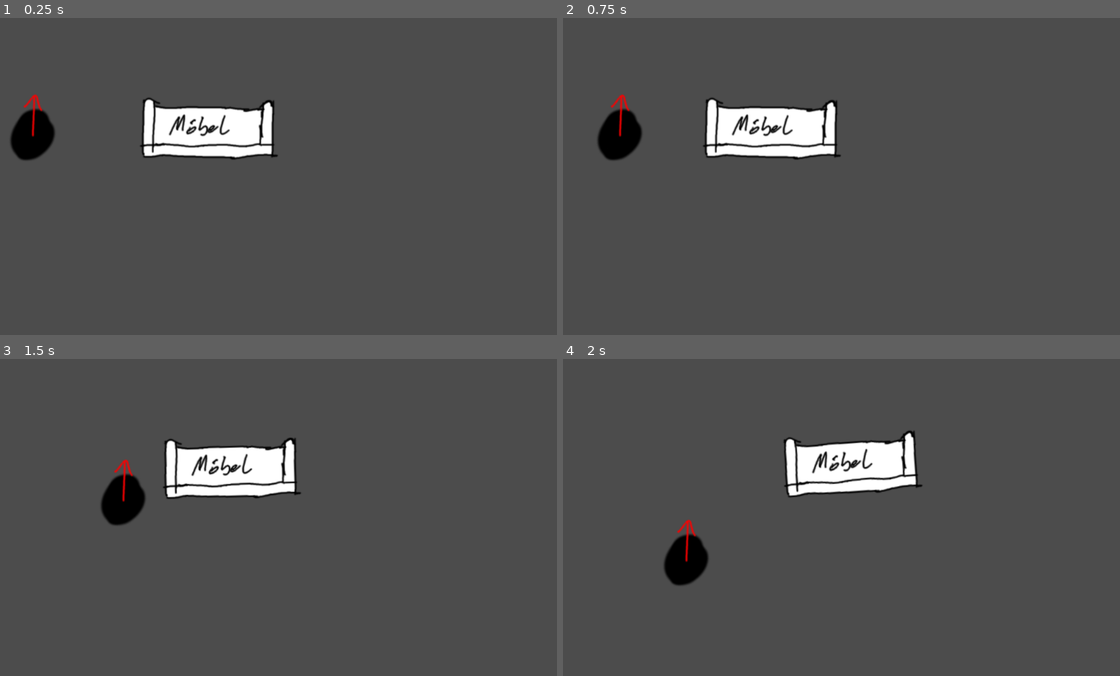
Above: before the commit, frames 1-4 (two rows, left to right).
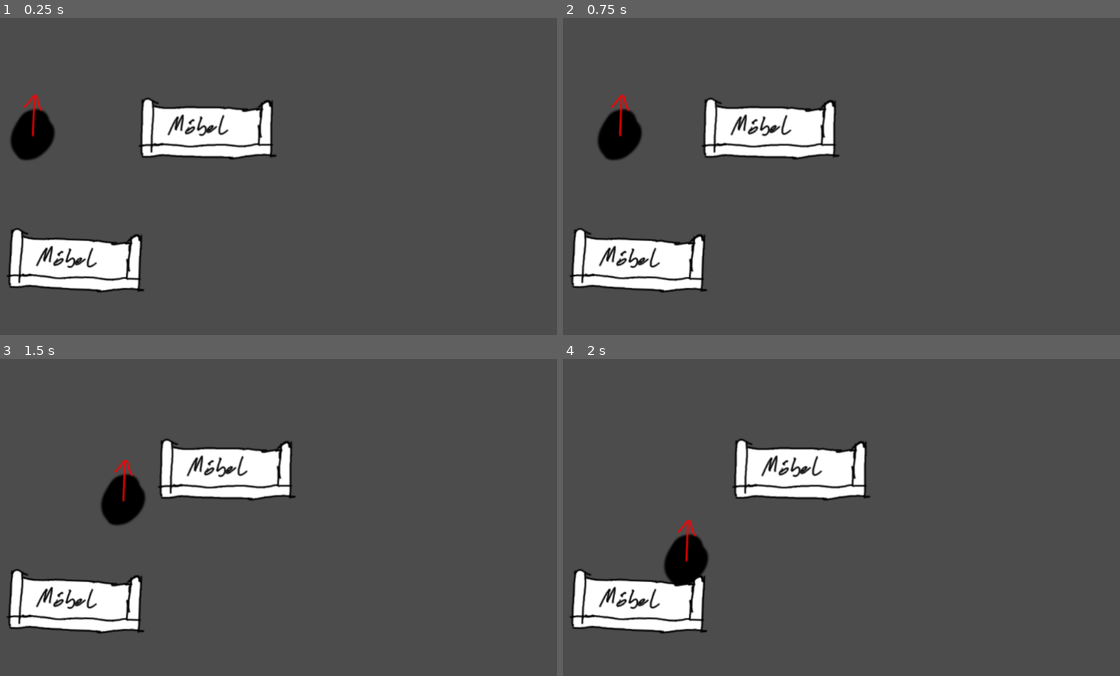
Above: after the commit, the same moments.

Repository: gingergenius/Spotify1962
Game: Godot game, scene res://game.tscn
The game is run twice, just before and just after one commit, with the same random seed, the same clock (stepped at 60 frames per second) and the same inputs.
Inputs:
- Up to frame 1 (0.25 s): no input
- Up to frame 2 (0.75 s): tap Enter at 0.5 s; hold D (player_right) from 0.53 s (still down)
- Up to frame 3 (1.5 s): release D (player_right) at 1.28 s; hold S (player_down) from 1.28 s (still down)
- Up to frame 4 (2 s): keep holding S (player_down)

The runs differ from the first frame. In frame 1, 4.6% of the frame differs, in the area x 1-50%, y 25-87%; in frame 2, 4.6%; in frame 3, 5.7%; in frame 4, 8.0%, in the area x 1-65%, y 22-87%.

Commit message:
Fix rotating structure to static rigidbody

Diff:
--- a/game.tscn
+++ b/game.tscn
@@ -1,47 +1,54 @@
-[gd_scene load_steps=5 format=2]
+[gd_scene load_steps=7 format=2]
 
 [ext_resource path="res://scripts/player.gd" type="Script" id=1]
 [ext_resource path="res://images/player_prototype.png" type="Texture" id=2]
 [ext_resource path="res://images/furniture_placeholder.png" type="Texture" id=3]
+[ext_resource path="res://rotatable_furniture.gd" type="Script" id=4]
 
 [sub_resource type="CircleShape2D" id=1]
 
 custom_solver_bias = 0.0
 radius = 34.0
 
+[sub_resource type="CircleShape2D" id=2]
+
+custom_solver_bias = 0.0
+radius = 0.01
+
 [node name="game" type="Node" index="0"]
 
 _sections_unfolded = [ "Pause" ]
 
-[node name="KinematicBody2D" type="KinematicBody2D" parent="." index="0"]
+[node name="player" type="KinematicBody2D" parent="." index="0"]
 
 position = Vector2( 156.431, 238.364 )
 input_pickable = false
-collision_layer = 1
+collision_layer = 1028
 collision_mask = 1
 collision/safe_margin = 0.08
 script = ExtResource( 1 )
+_sections_unfolded = [ "Collision" ]
 
-[node name="CollisionShape2D" type="CollisionShape2D" parent="KinematicBody2D" index="0"]
+[node name="player_prototype" type="Sprite" parent="player" index="0"]
+
+position = Vector2( -1, -3.05176e-05 )
+scale = Vector2( 0.999999, 0.999999 )
+texture = ExtResource( 2 )
+
+[node name="CollisionShape2D" type="CollisionShape2D" parent="player" index="1"]
 
 position = Vector2( 0.231171, 12.2899 )
 scale = Vector2( 1.10773, 1.10773 )
 shape = SubResource( 1 )
 
-[node name="player_prototype" type="Sprite" parent="KinematicBody2D/CollisionShape2D" index="0"]
+[node name="furniture_collision_rigidbody" type="RigidBody2D" parent="player" index="2"]
 
-position = Vector2( -1.11143, -11.0947 )
-scale = Vector2( 0.902746, 0.902746 )
-texture = ExtResource( 2 )
-
-[node name="RigidBody2D" type="RigidBody2D" parent="." index="1"]
-
-position = Vector2( 448.534, 241.819 )
+editor/display_folded = true
 input_pickable = false
-collision_layer = 1
+collision_layer = 2
 collision_mask = 1
-mode = 0
-mass = 0.01
+mode = 3
+mass = 1.0
 friction = 1.0
 bounce = 0.0
 gravity_scale = 1.0
@@ -55,13 +62,108 @@
 linear_damp = -1.0
 angular_velocity = 0.0
 angular_damp = -1.0
+_sections_unfolded = [ "Collision" ]
 
-[node name="CollisionPolygon2D" type="CollisionPolygon2D" parent="RigidBody2D" index="0"]
+[node name="CollisionShape2D2" type="CollisionShape2D" parent="player/furniture_collision_rigidbody" index="0"]
+
+position = Vector2( 0.0955353, 12.8894 )
+scale = Vector2( 1.2034, 1.2034 )
+shape = SubResource( 1 )
+
+[node name="movable_funiture" type="RigidBody2D" parent="." index="1"]
+
+editor/display_folded = true
+position = Vector2( 448.534, 241.819 )
+input_pickable = false
+collision_layer = 1
+collision_mask = 1
+mode = 2
+mass = 2.0
+friction = 1.0
+bounce = 0.0
+gravity_scale = 1.0
+custom_integrator = false
+continuous_cd = 0
+contacts_reported = 0
+contact_monitor = false
+sleeping = false
+can_sleep = true
+linear_velocity = Vector2( 0, 0 )
+linear_damp = 4.0
+angular_velocity = 0.0
+angular_damp = 1.0
+_sections_unfolded = [ "Angular", "Linear" ]
+
+[node name="CollisionPolygon2D" type="CollisionPolygon2D" parent="movable_funiture" index="0"]
 
 build_mode = 0
 polygon = PoolVector2Array( -91.6995, -34.567, -96.0013, -47.831, -106.039, -46.397, -109.982, 41.0735, -107.114, 48.2432, -76.2845, 45.3753, -23.9456, 47.1678, 102.6, 43.9414, 103.675, -43.8876, 92.2038, -41.0197, 88.9774, -32.0576 )
 
-[node name="furniture_placeholder" type="Sprite" parent="RigidBody2D/CollisionPolygon2D" index="0"]
+[node name="furniture_placeholder" type="Sprite" parent="movable_funiture/CollisionPolygon2D" index="0"]
+
+position = Vector2( -2.95117, -2.20528 )
+texture = ExtResource( 3 )
+
+[node name="rotatable_funiture" type="Node2D" parent="." index="2"]
+
+position = Vector2( 236.295, 461.229 )
+
+[node name="StaticBody2D" type="StaticBody2D" parent="rotatable_funiture" index="0"]
+
+position = Vector2( -7.83121, 0.660889 )
+input_pickable = false
+collision_layer = 0
+collision_mask = 0
+constant_linear_velocity = Vector2( 0, 0 )
+constant_angular_velocity = 0.0
+friction = 1.0
+bounce = 0.0
+_sections_unfolded = [ "Collision" ]
+
+[node name="CollisionShape2D" type="CollisionShape2D" parent="rotatable_funiture/StaticBody2D" index="0"]
+
+position = Vector2( 2.20528, 7.35089 )
+shape = SubResource( 2 )
+
+[node name="PinJoint2D" type="PinJoint2D" parent="rotatable_funiture" index="1"]
+
+node_a = NodePath("../StaticBody2D")
+node_b = NodePath("../rotatable_furniture")
+bias = 0.0
+disable_collision = true
+softness = 0.0
+
+[node name="rotatable_furniture" type="RigidBody2D" parent="rotatable_funiture" index="2"]
+
+editor/display_folded = true
+position = Vector2( -7.83121, 0.660889 )
+input_pickable = false
+collision_layer = 1
+collision_mask = 1
+mode = 0
+mass = 4.0
+friction = 1.0
+bounce = 0.0
+gravity_scale = 1.0
+custom_integrator = false
+continuous_cd = 0
+contacts_reported = 0
+contact_monitor = false
+sleeping = false
+can_sleep = true
+linear_velocity = Vector2( 0, 0 )
+linear_damp = 128.0
+angular_velocity = 10.0
+angular_damp = 50.0
+script = ExtResource( 4 )
+_sections_unfolded = [ "Angular", "Applied Forces", "Linear" ]
+
+[node name="CollisionPolygon2D" type="CollisionPolygon2D" parent="rotatable_funiture/rotatable_furniture" index="0"]
+
+build_mode = 0
+polygon = PoolVector2Array( -91.6995, -34.567, -96.0013, -47.831, -106.039, -46.397, -109.982, 41.0735, -107.114, 48.2432, -76.2845, 45.3753, -23.9456, 47.1678, 102.6, 43.9414, 103.675, -43.8876, 92.2038, -41.0197, 88.9774, -32.0576 )
+
+[node name="furniture_placeholder" type="Sprite" parent="rotatable_funiture/rotatable_furniture/CollisionPolygon2D" index="0"]
 
 position = Vector2( -0.735107, -2.20528 )
 texture = ExtResource( 3 )
--- /dev/null
+++ b/rotatable_furniture.gd
@@ -0,0 +1,12 @@
+extends RigidBody2D
+
+var startPosition
+
+func _ready():
+	startPosition = position
+	pass
+
+func _physics_process(delta):
+	# fixed position
+	#position = startPosition
+	pass
--- /dev/null
+++ b/scripts/obstacle.gd
@@ -0,0 +1,16 @@
+extends RigidBody2D
+
+# class member variables go here, for example:
+# var a = 2
+# var b = "textvar"
+
+func _ready():
+	self.rotation =
+	# Called every time the node is added to the scene.
+	# Initialization here
+	pass
+
+#func _process(delta):
+#	# Called every frame. Delta is time since last frame.
+#	# Update game logic here.
+#	pass
